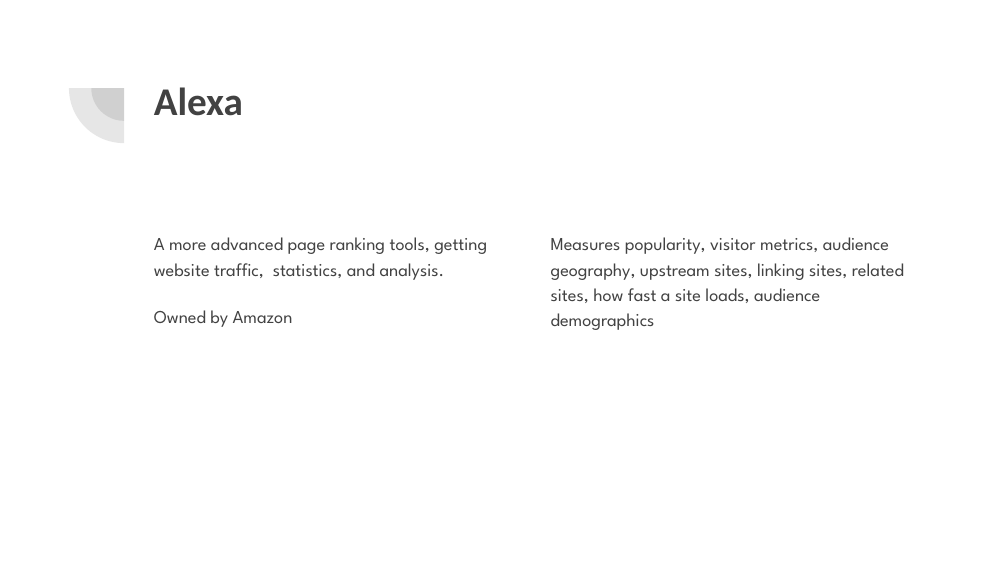
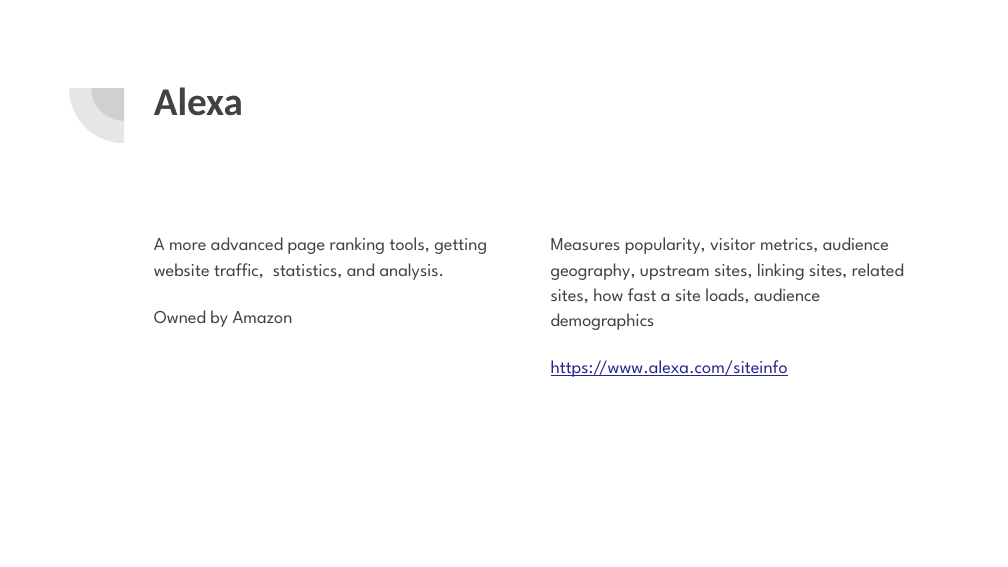
Before and after one commit to never004/anwala.github.io, a slide deck: slide 9 of Assignments/Assignment 10/Page Ranking.pptx. Drawn at 1008x567 pixels with LibreOffice and Linux fonts; fonts in the diff are those of the drawing. Boxes give left, top, right and bottom in pixels: in the first picture for what was removed or moved away, otherwise in the second. Text is boxed around its words. In the diff, an @@ line names an element or a change of style, - is before the commit and + after.

Commit message:
Add files via upload
Overwrite previous file

```diff
--- a/Assignments/Assignment 10/Page Ranking.pptx
+++ b/Assignments/Assignment 10/Page Ranking.pptx
@@ text at (551, 360, 788, 377): paragraph added @@
+https://www.alexa.com/siteinfo
```
